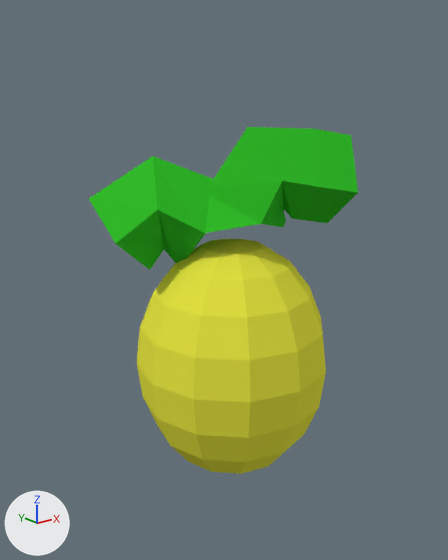
An edit to the Blender file Graphics/Lemon.blend, drawn before and after from the same camera.
Before and after are seen from a 50 mm lens placed at (-2.89, -3.51, 2.06), pointed at (-0.02, 0.08, 0.63). Arrows for +X, +Y and +Z are at lower left; the lights stay in place.

Names of what the first picture shows: 'Leaves', 'Lemon'.
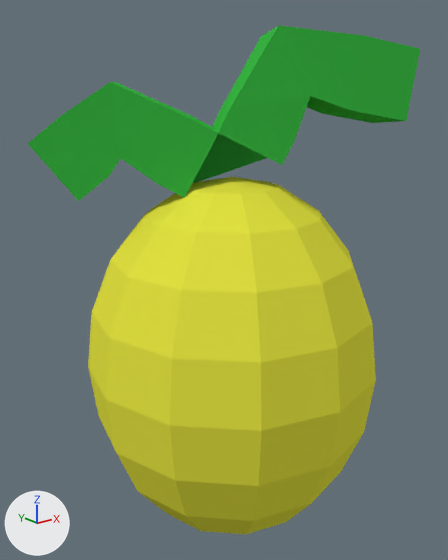
Where the newer file only moved an object's origin or applied its transform, the numbers keep the older frame.

Changed parts and their boxes [x1, y1, x2, y2] in the pictures (448 x 560 px):
'Leaves', mesh rescaled (52% wider, 52% taller)
    before: [137, 239, 326, 474]
    after: [88, 177, 376, 535]
'Lemon', recoloured, reshaped, moved, turned, rescaled
    before: [89, 127, 358, 270]
    after: [28, 25, 420, 201]

Diff of the bpy script that builds the scene:
```diff
--- a/Graphics/Lemon.blend.py
+++ b/Graphics/Lemon.blend.py
@@ mat_leaves @@
 mat_leaves = diffuse_material('Leaves')
-mat_leaves.base_color = (0.0329, 0.507, 0.0236)  # green #33bd2a
+mat_leaves.base_color = (0.0448, 0.497, 0.0605)  # green #3cbb46
@@ me_cube_001 @@
 me_cube_001.from_pydata(...)  # 5 vertices, 0 faces, 4 loose edges; spans x -0.85..0.86, y 0.0..0.35, z 0.0..0.41
 # used by ob_lemon; location = (0.013, 0.035, 0.951); rotation_euler = (0.654, -0.0311, -0.621), in degrees (37, -1.8, -36); scale = (0.979, 0.979, 0.979)
+# me_cube_001 part 1: the whole mesh is multiplied about its middle by the matrix ((1.187, 0.652, -0.546), (-0.849, 0.958, -0.702), (0.045, 0.888, 1.158)), then moved by (0.02, -0.11, 1.61)
 me_cube_001.materials.append(mat_leaves)
@@ me_sphere @@
 me_sphere.from_pydata(...)  # 110 vertices, 120 faces; spans x -1.0..1.0, y -1.0..1.0, z -1.0..1.0
 # used by ob_leaves; location = (0.0, 0.0, 0.0); scale = (0.755, 0.755, 0.96)
+# me_sphere part 2: the whole mesh is scaled about its middle by 1.49
 me_sphere.materials.append(mat_lemon)
@@ ob_lemon @@
 ob_lemon = bpy.data.objects.new('Lemon', me_cube_001)
-ob_lemon.location = (0.013, 0.035, 0.951)
-ob_lemon.rotation_euler = (0.654, -0.0311, -0.621)  # degrees (37, -1.8, -36)
-ob_lemon.scale = (0.979, 0.979, 0.979)
+ob_lemon.location = (0.0, 0.0, 0.0)
 _m = ob_lemon.modifiers.new('Skin', 'SKIN')
```
